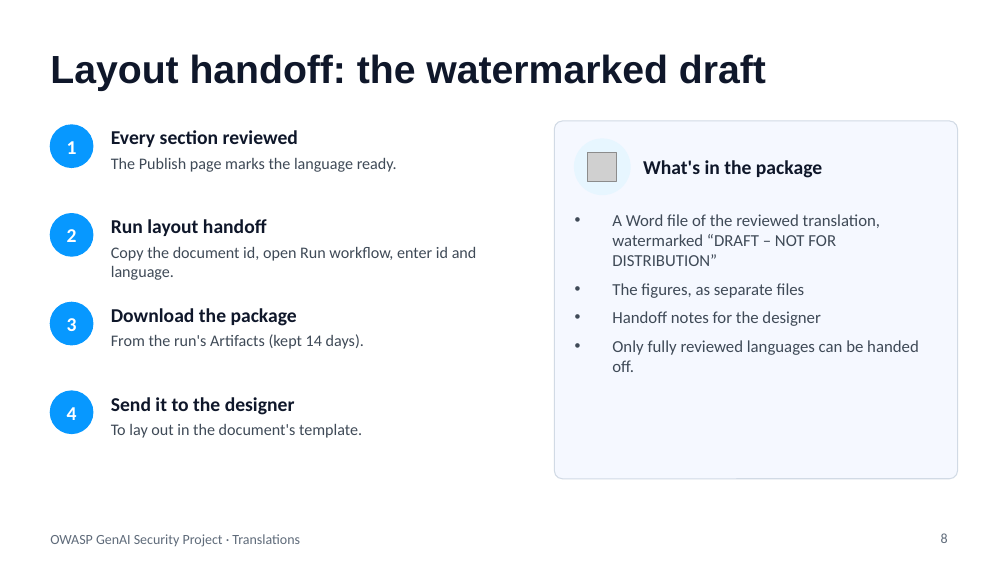
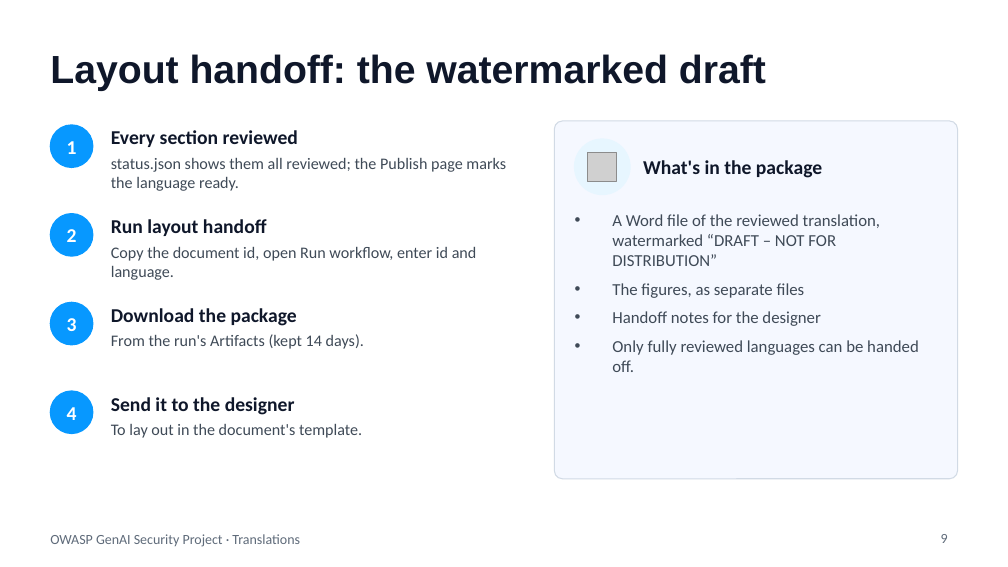
Before and after one commit to GenAI-Security-Project/translations, a slide deck: slide 9 of docs/media/GenAI-Translations-Manager-Overview.pptx (slide 8 before the commit). Drawn at 1008x567 pixels with LibreOffice and Linux fonts; fonts in the diff are those of the drawing; grey boxes stand for pictures. Boxes give left, top, right and bottom in pixels: in the first picture for what was removed or moved away, otherwise in the second. Text is boxed around its words. In the diff, an @@ line names an element or a change of style, - is before the commit and + after.

```diff
--- a/docs/media/GenAI-Translations-Manager-Overview.pptx
+++ b/docs/media/GenAI-Translations-Manager-Overview.pptx
@@ text at (111, 158, 506, 191): text changed @@
-The Publish page marks the language ready.
+status.json shows them all reviewed; the Publish page marks the language ready.
@@ page number at (941, 534, 948, 543): text changed @@
-8
+9
```
Also in this commit, not shown: 2 other slides changed, 1 slide added, 18 other files.
